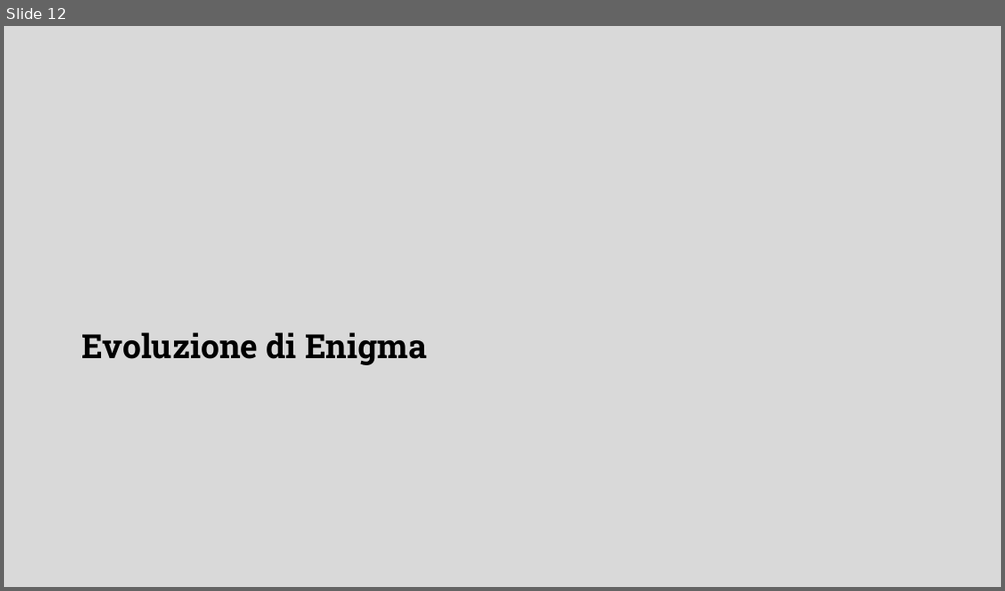
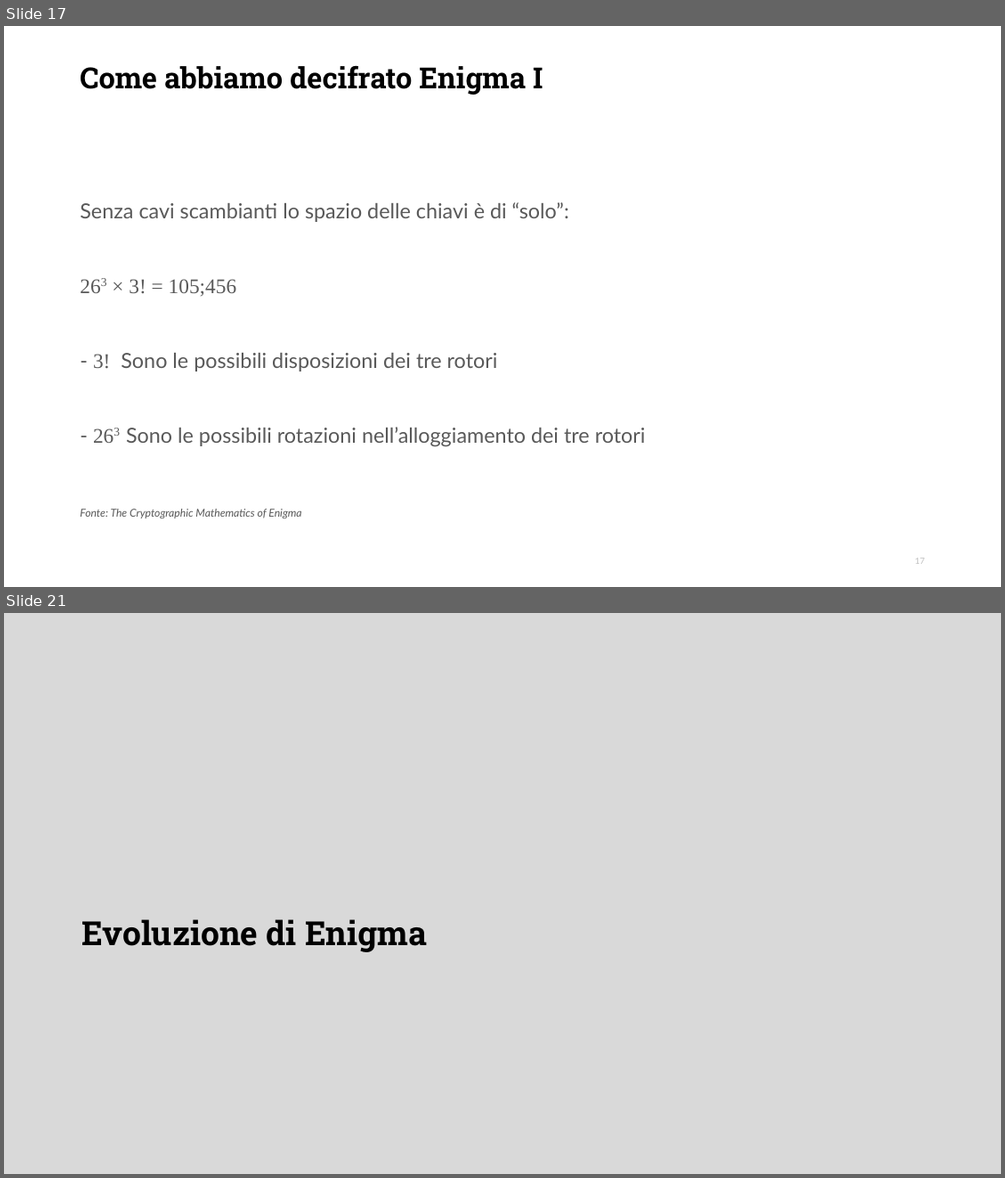
Before and after one commit to DanieleFerretti03/tesi-enigma, a slide deck: presentazione.odp. Shown one above the other, each under a label of ours: slide 12 before the commit, slides 17 and 21 after it; the slides between them are not shown. The pictures are 1005x591 and 1005x1178 pixels, drawn with LibreOffice and Linux fonts; fonts in the diff are those of the drawing; background and template pictures are left out. Boxes give left, top, right and bottom in pixels: in the first picture for what was removed or moved away, otherwise in the second. Text is boxed around its words. In the diff, an @@ line names an element or a change of style, - is before the commit and + after.

Commit message:
Completato capitolo Come abbiamo decifrato Enigma I

```diff
--- a/presentazione.odp
+++ b/presentazione.odp
@@ slide 17 added at bbox=[4, 26, 1001, 587], background #FFFFFF @@
@@ title added at bbox=[80, 65, 542, 95], 28 pt, text #000000, bold @@
+Come abbiamo decifrato Enigma I
@@ text added at bbox=[80, 202, 646, 447], 20 pt, text #595959 @@
+Senza cavi scambianti lo spazio delle chiavi è di “solo”:
+263 × 3! = 105;456
+- 3! Sono le possibili disposizioni dei tre rotori
+- 263 Sono le possibili rotazioni nell’alloggiamento dei tre rotori
@@ text added at bbox=[80, 508, 301, 518], 10.5 pt, text #595959, italic @@
+Fonte: The Cryptographic Mathematics of Enigma
@@ page number added at bbox=[914, 557, 924, 564], 8.2 pt, text #BFBFBF @@
+17
@@ what was slide 12 is now slide 21 @@
```
Also in this commit, not shown: 1 slide changed, 9 other slides added, 1 slide removed, 1 other file.
